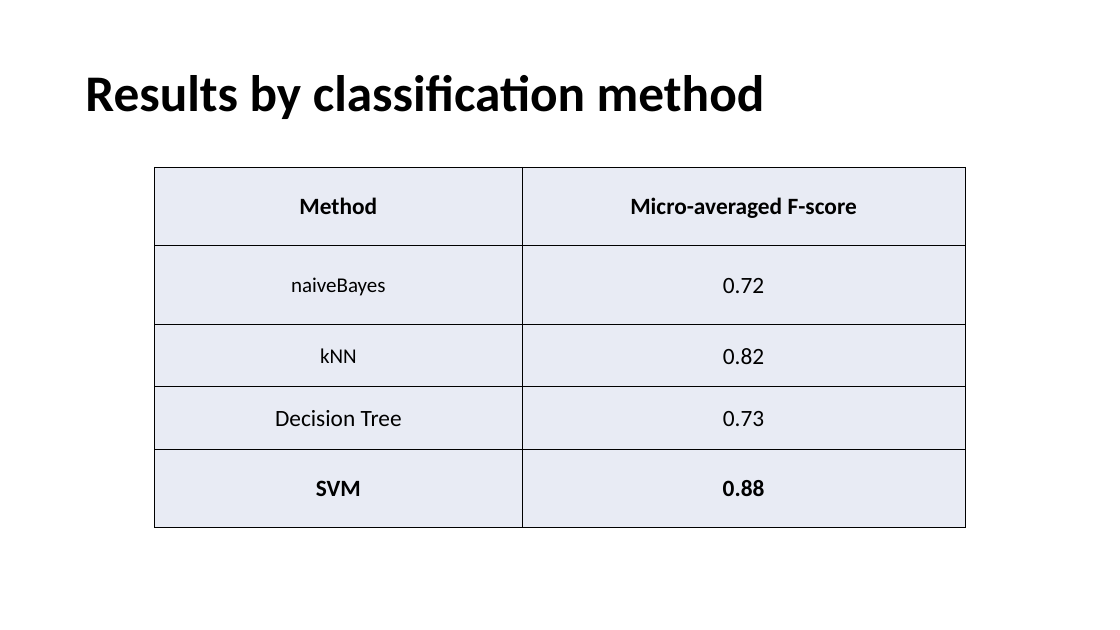
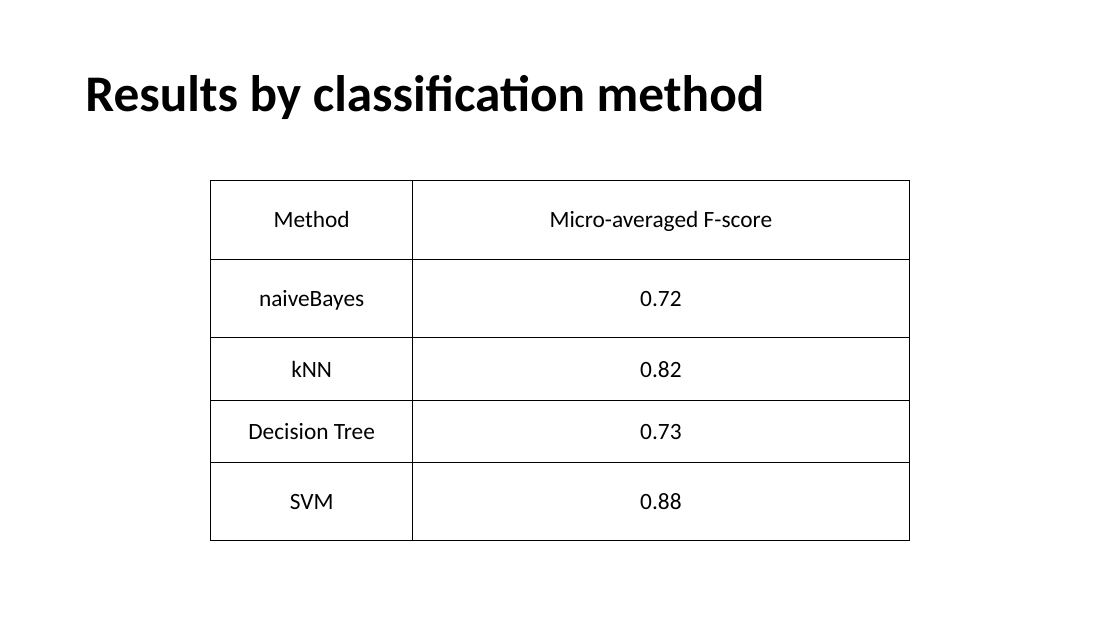
Before and after one commit to Anacriel/plant_seed_classification, a slide deck: slide 13 of reports/paper/word_version/Jakovlev_Presentation_TELECCON_2019.pptx (slide 12 before the commit). Drawn at 1120x630 pixels with LibreOffice and Linux fonts; fonts in the diff are those of the drawing. Boxes give left, top, right and bottom in pixels: in the first picture for what was removed or moved away, otherwise in the second. Text is boxed around its words. In the diff, an @@ line names an element or a change of style, - is before the commit and + after.

```diff
--- a/reports/paper/word_version/Jakovlev_Presentation_TELECCON_2019.pptx
+++ b/reports/paper/word_version/Jakovlev_Presentation_TELECCON_2019.pptx
@@ table at box(211, 181, 909, 541) @@
@@ fill #E9EBF5 to none in 10 cells @@
@@ bold off in "Method", "Micro-averaged F-score", "SVM", "0.88" @@
@@ size 18 to 20 pt in "naiveBayes", "kNN" @@
@@ table: place and size @@
-table at box(155, 167, 965, 528)
+table at box(211, 181, 909, 541)
```
Also in this commit, not shown: 2 other slides changed, 1 slide added, 1 other file.
